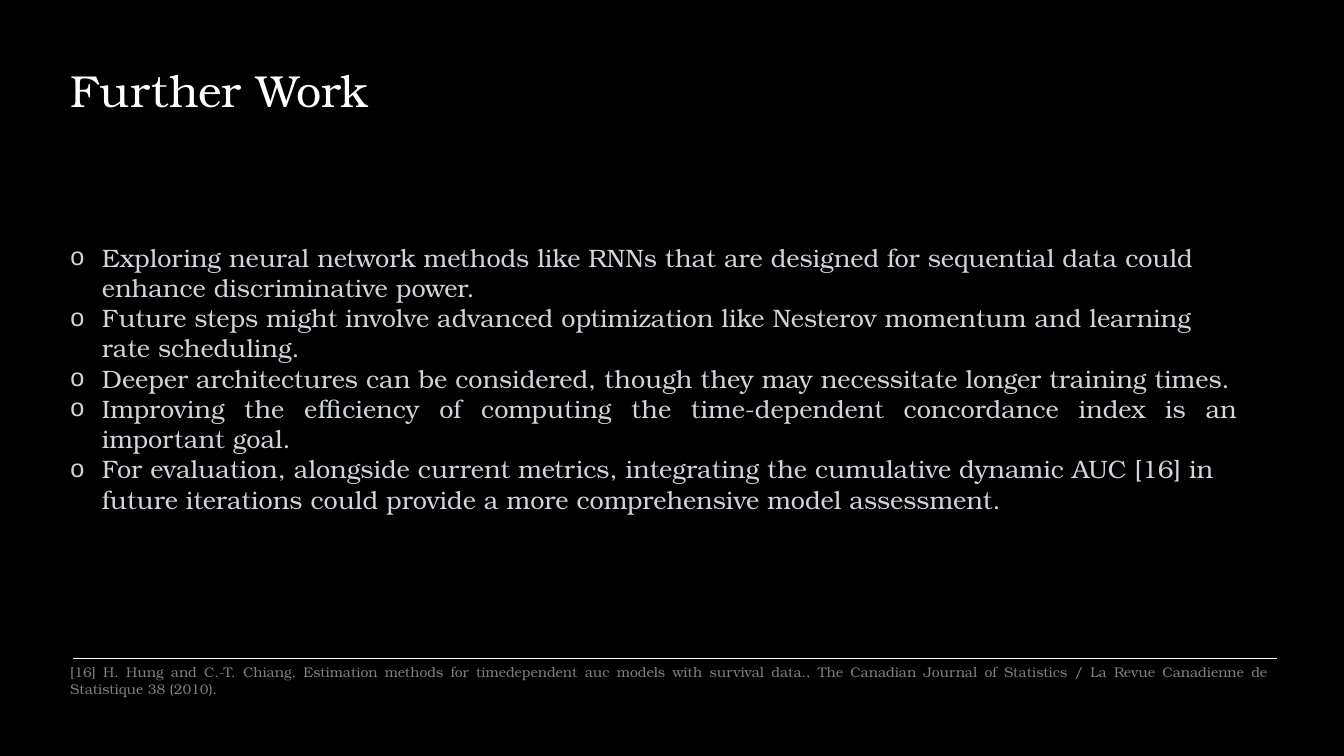
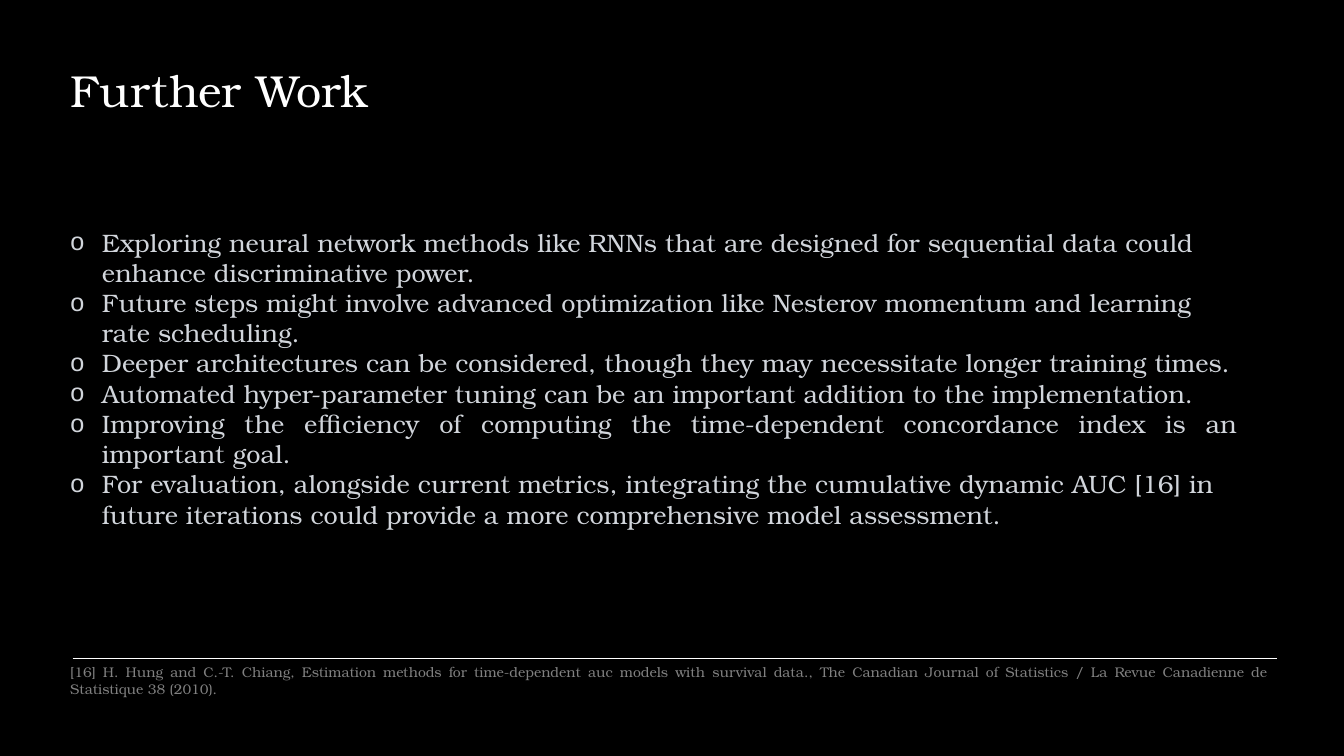
Before and after one commit to sourasen1011/UoE_Research_Project_2023, a slide deck: slide 13 of presentations/powerpoint_presentation/my_presentation.pptx. Drawn at 1344x756 pixels with LibreOffice and Linux fonts; fonts in the diff are those of the drawing. Boxes give left, top, right and bottom in pixels: in the first picture for what was removed or moved away, otherwise in the second. Text is boxed around its words. In the diff, an @@ line names an element or a change of style, - is before the commit and + after.

Commit message:
final ppt

```diff
--- a/presentations/powerpoint_presentation/my_presentation.pptx
+++ b/presentations/powerpoint_presentation/my_presentation.pptx
@@ text "Exploring neural network methods like ..." moved from (x1=102, y1=248, x2=1237, y2=515) to (x1=102, y1=233, x2=1237, y2=530) @@
@@ text at (x1=102, y1=385, x2=1193, y2=409): paragraph added @@
+o Automated hyper-parameter tuning can be an important addition to the implementation.
@@ text at (x1=70, y1=667, x2=1267, y2=697): text changed @@
-[16] H. Hung and C.-T. Chiang, Estimation methods for timedependent auc models with survival data., The Canadian Journal of Statistics / La Revue Canadienne de Statistique 38 (2010).
+[16] H. Hung and C.-T. Chiang, Estimation methods for time-dependent auc models with survival data., The Canadian Journal of Statistics / La Revue Canadienne de Statistique 38 (2010).
```
Also in this commit, not shown: 1 other slide changed, 1 other file.
